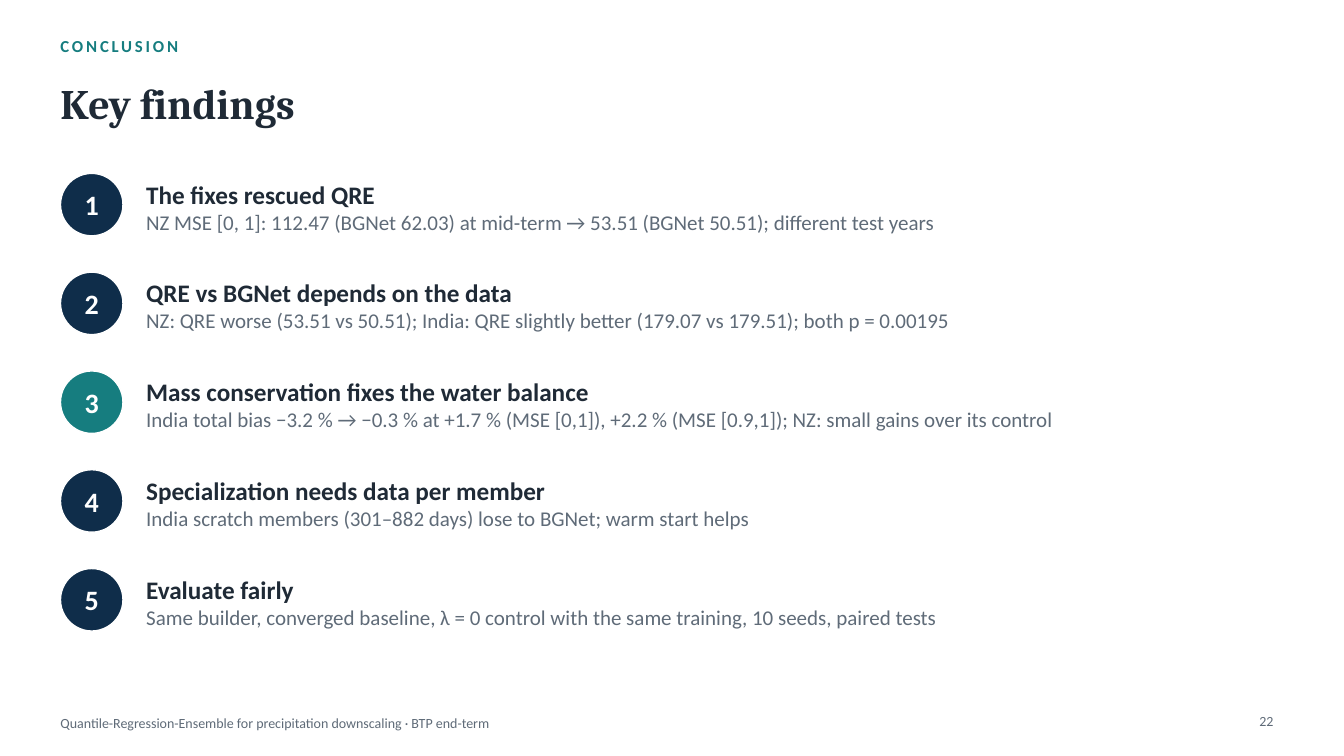
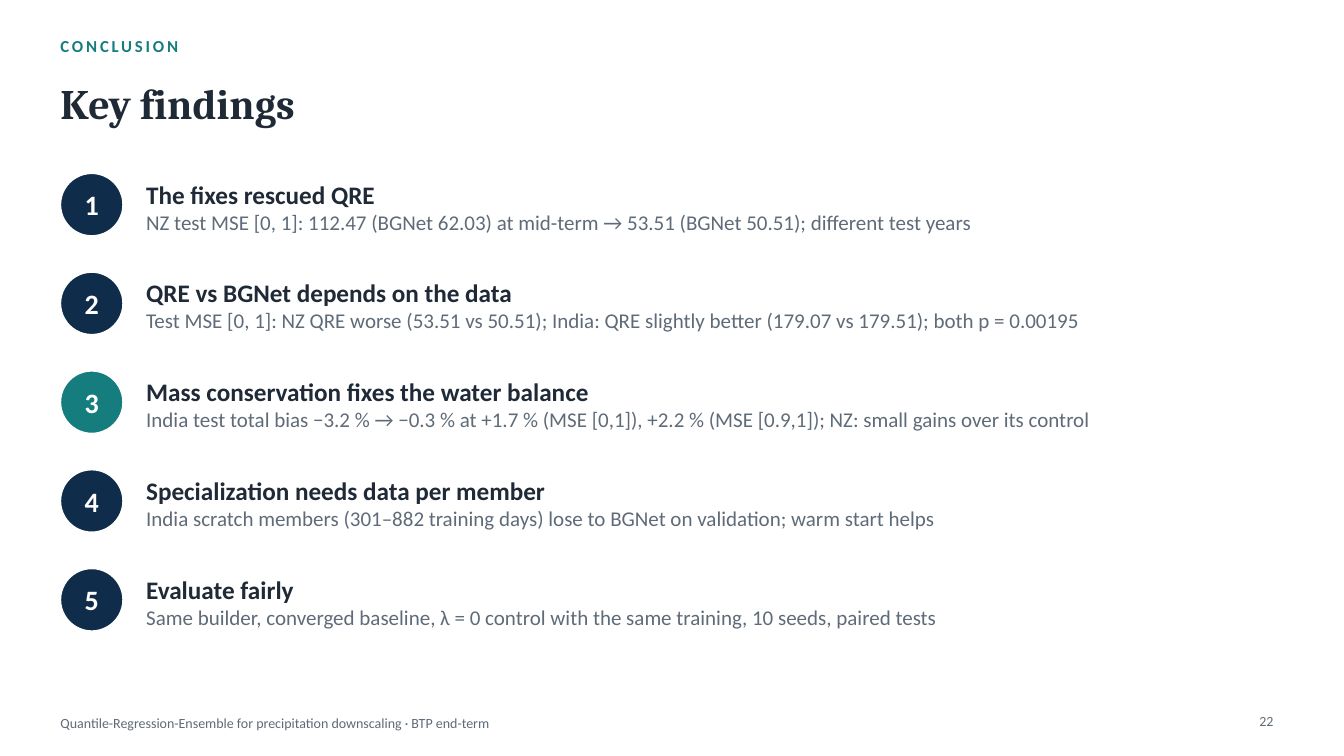
Before and after one commit to rajatjain3366/precipitation-downscaling, a slide deck: slide 22 of docs/presentation/BTP_endterm.pptx. Drawn at 1344x756 pixels with LibreOffice and Linux fonts; fonts in the diff are those of the drawing. Boxes give left, top, right and bottom in pixels: in the first picture for what was removed or moved away, otherwise in the second. Text is boxed around its words. In the diff, an @@ line names an element or a change of style, - is before the commit and + after.

```diff
--- a/docs/presentation/BTP_endterm.pptx
+++ b/docs/presentation/BTP_endterm.pptx
@@ text at [146,215,971,234]: text changed @@
-NZ MSE [0, 1]: 112.47 (BGNet 62.03) at mid-term → 53.51 (BGNet 50.51); different test years
+NZ test MSE [0, 1]: 112.47 (BGNet 62.03) at mid-term → 53.51 (BGNet 50.51); different test years
@@ text at [146,313,1078,332]: text changed @@
-NZ: QRE worse (53.51 vs 50.51); India: QRE slightly better (179.07 vs 179.51); both p = 0.00195
+Test MSE [0, 1]: NZ QRE worse (53.51 vs 50.51); India: QRE slightly better (179.07 vs 179.51); both p = 0.00195
@@ text at [146,412,1090,431]: text changed @@
-India total bias −3.2 % → −0.3 % at +1.7 % (MSE [0,1]), +2.2 % (MSE [0.9,1]); NZ: small gains over its control
+India test total bias −3.2 % → −0.3 % at +1.7 % (MSE [0,1]), +2.2 % (MSE [0.9,1]); NZ: small gains over its control
@@ text at [146,511,934,530]: text changed @@
-India scratch members (301–882 days) lose to BGNet; warm start helps
+India scratch members (301–882 training days) lose to BGNet on validation; warm start helps
```
Also in this commit, not shown: 13 other slides changed, 7 other files.
